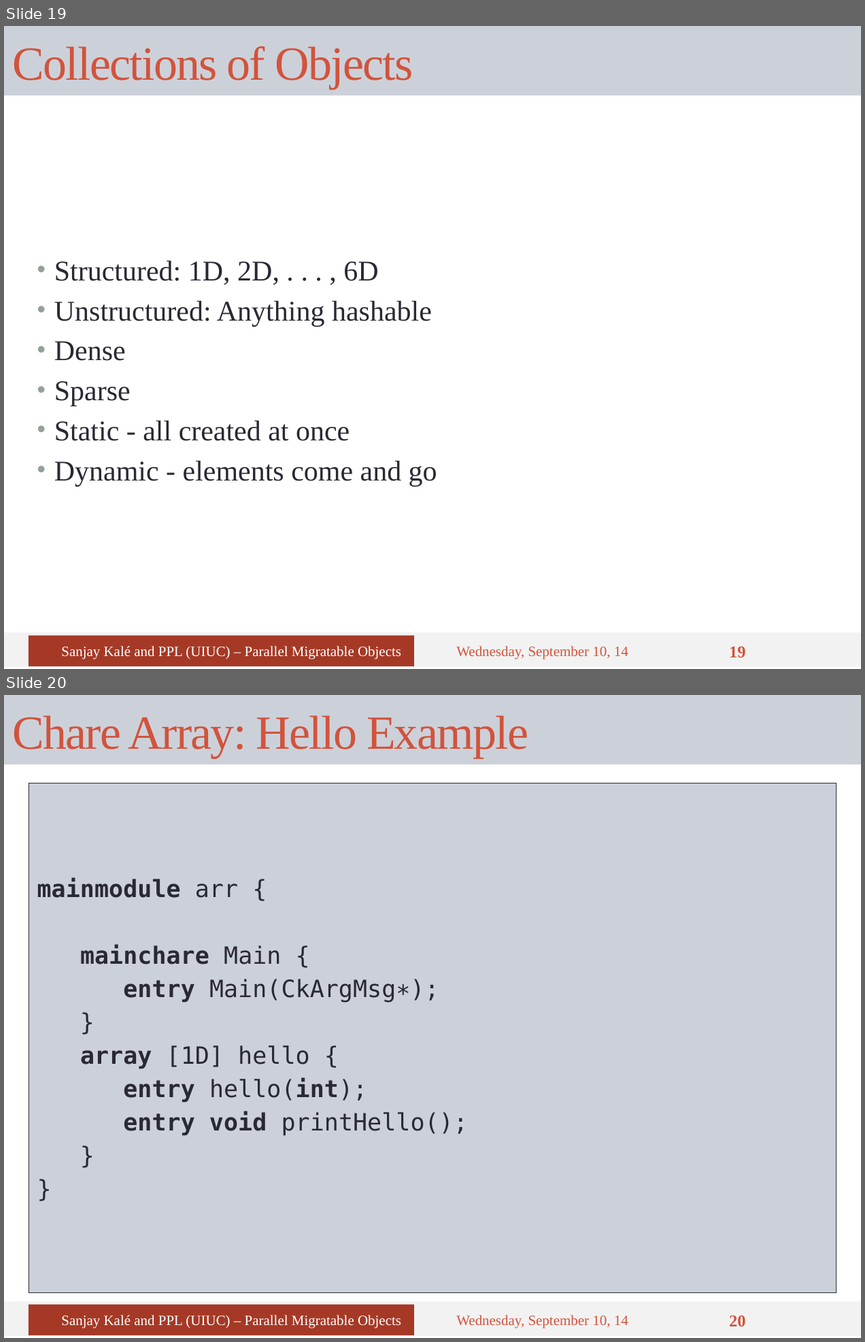
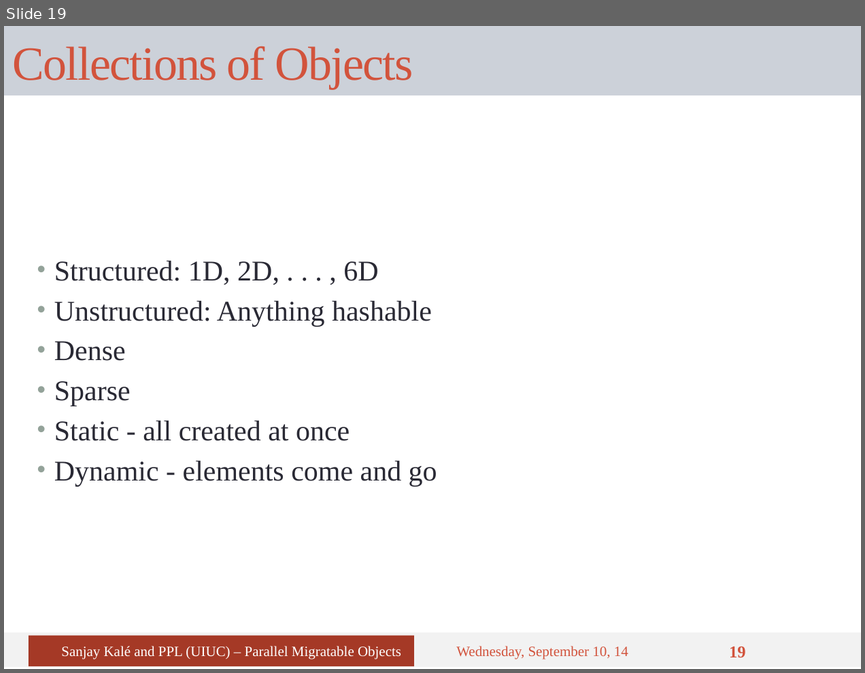
Before and after one commit to UIUC-PPL/charm_tutorial, a slide deck: tutorial-04-charm_basics.pptx. Shown one above the other, each under a label of ours: slides 19 and 20 before the commit, slide 19 after it. The pictures are 865x1342 and 865x673 pixels, drawn with LibreOffice and Linux fonts; fonts in the diff are those of the drawing. Boxes give left, top, right and bottom in pixels: in the first picture for what was removed or moved away, otherwise in the second. Text is boxed around its words. In the diff, an @@ line names an element or a change of style, - is before the commit and + after.

```diff
--- a/tutorial-04-charm_basics.pptx
+++ b/tutorial-04-charm_basics.pptx
@@ slide 20 removed at [4, 695, 861, 1338], background #FFFFFF; not listed: 1 template element that a slide beside it also shows @@
@@ title removed at [4, 695, 861, 764] @@
-Chare Array: Hello Example
@@ text removed at [29, 783, 836, 1292] @@
-mainmodule arr {
-mainchare Main {
-entry Main(CkArgMsg∗);
-}
-array [1D] hello {
-entry hello(int);
-entry void printHello();
-}
-}
@@ rectangle removed at [29, 1304, 415, 1335] @@
-Sanjay Kalé and PPL (UIUC) – Parallel Migratable Objects
@@ text removed at [456, 1314, 628, 1328] @@
-Wednesday, September 10, 14
@@ page number removed at [729, 1314, 746, 1326] @@
-20
```
Also in this commit, not shown: 3 slides changed, 3 other slides removed, 10 other files.
